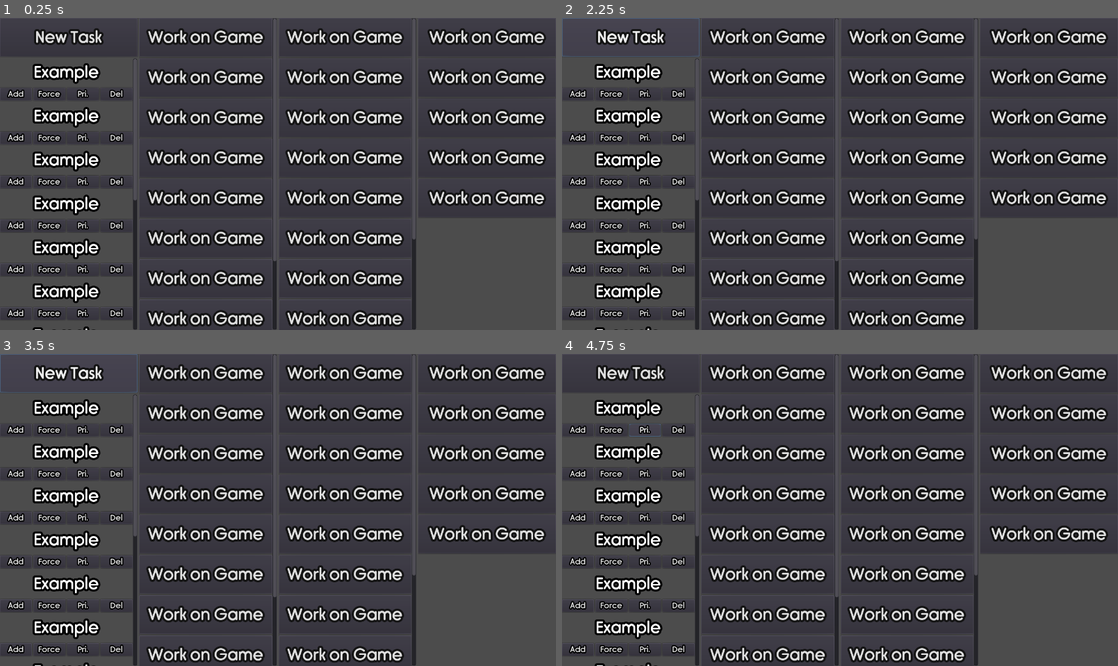
Above: before the commit, frames 1-4 (two rows, left to right).
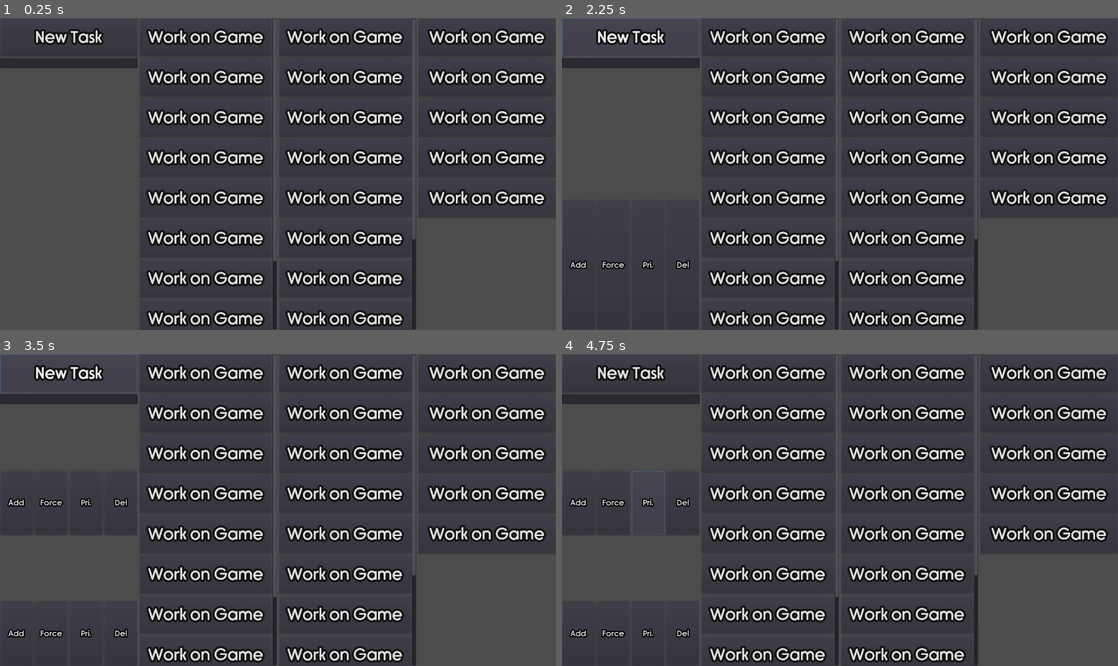
Above: after the commit, the same moments.

Repository: Tzeryushi/Daily-Driving
Game: Godot game, scene res://MainBlock.tscn
Same seed, same stepped clock (60 frames per second), same inputs: the game is played once before the commit and once after it.
Inputs (mouse positions are in pixels of both pictures, inside the frame that each line leads up to):
- Up to frame 1 (0.25 s): no input
- Up to frame 2 (2.25 s): click (578, 92) at 0.5 s, where only the run before the commit has a clickable "Add"; click "Work on Game" at 1.25 s; click "New Task" at 2 s
- Up to frame 3 (3.5 s): click "New Task" at 2.75 s
- Up to frame 4 (4.75 s): click "Force" at 3.5 s; click "Pri." at 4.25 s

The runs differ from the first frame. In frame 1, 5.8% of the frame differs, in the area x 0-25%, y 12-100%; in frame 2, 5.9%; in frame 3, 5.9%; in frame 4, 6.0%.

Commit message:
prototype titles

Diff:
--- /dev/null
+++ b/Element.gd
@@ -0,0 +1,6 @@
+extends VBoxContainer
+
+onready var element_title = $Title
+
+func set_title(title:String) -> void:
+	element_title.text = title
--- a/Element.tscn
+++ b/Element.tscn
@@ -1,7 +1,8 @@
-[gd_scene load_steps=5 format=2]
+[gd_scene load_steps=6 format=2]
 
 [ext_resource path="res://ElementScor.tres" type="Theme" id=1]
 [ext_resource path="res://rimouski sb.otf" type="DynamicFontData" id=2]
+[ext_resource path="res://Element.gd" type="Script" id=3]
 
 [sub_resource type="DynamicFont" id=1]
 size = 20
@@ -21,8 +22,9 @@
 margin_bottom = -671.0
 size_flags_horizontal = 3
 size_flags_vertical = 3
+script = ExtResource( 3 )
 
-[node name="Label" type="Label" parent="."]
+[node name="Title" type="Label" parent="."]
 margin_right = 270.0
 margin_bottom = 69.0
 size_flags_horizontal = 3
--- /dev/null
+++ b/ElementContainer.gd
@@ -0,0 +1,19 @@
+extends VBoxContainer
+
+onready var input_field = $NewInput
+onready var pool = $Pool/VBoxContainer
+
+export var new_element : PackedScene
+
+var element_array = []
+
+func _create_new_element(title:String) -> void:
+	var temp_element = new_element.instance()
+	pool.add_child(temp_element)
+	element_array.append(temp_element)
+	temp_element.set_title(title)
+
+
+func _on_NewElement_pressed():
+	_create_new_element(input_field.get_text())
+	print("call")
--- a/MainBlock.tscn
+++ b/MainBlock.tscn
@@ -1,7 +1,9 @@
-[gd_scene load_steps=3 format=2]
+[gd_scene load_steps=5 format=2]
 
 [ext_resource path="res://ElementScor.tres" type="Theme" id=1]
 [ext_resource path="res://Element.tscn" type="PackedScene" id=2]
+[ext_resource path="res://NewElementButton.gd" type="Script" id=3]
+[ext_resource path="res://ElementContainer.gd" type="Script" id=4]
 
 [node name="Control" type="Control"]
 anchor_right = 1.0
@@ -11,114 +13,39 @@
 anchor_right = 1.0
 anchor_bottom = 1.0
 
-[node name="VBoxContainer" type="VBoxContainer" parent="HBoxContainer"]
-margin_right = 338.0
-margin_bottom = 768.0
-size_flags_horizontal = 3
-size_flags_vertical = 3
-
-[node name="NewElement" type="Button" parent="HBoxContainer/VBoxContainer"]
+[node name="ElementContainer" type="VBoxContainer" parent="HBoxContainer"]
+margin_right = 338.0
+margin_bottom = 768.0
+size_flags_horizontal = 3
+size_flags_vertical = 3
+script = ExtResource( 4 )
+new_element = ExtResource( 2 )
+
+[node name="NewElement" type="Button" parent="HBoxContainer/ElementContainer"]
 margin_right = 338.0
 margin_bottom = 95.0
 mouse_filter = 1
 theme = ExtResource( 1 )
 text = "New Task"
-
-[node name="Pool" type="ScrollContainer" parent="HBoxContainer/VBoxContainer"]
-margin_top = 99.0
-margin_right = 338.0
-margin_bottom = 768.0
-size_flags_horizontal = 3
-size_flags_vertical = 3
-
-[node name="VBoxContainer" type="VBoxContainer" parent="HBoxContainer/VBoxContainer/Pool"]
-margin_right = 326.0
-margin_bottom = 1292.0
-size_flags_horizontal = 3
-size_flags_vertical = 3
-
-[node name="Control" parent="HBoxContainer/VBoxContainer/Pool/VBoxContainer" instance=ExtResource( 2 )]
-anchor_right = 0.0
-anchor_bottom = 0.0
-margin_right = 326.0
-margin_bottom = 104.0
-
-[node name="Control2" parent="HBoxContainer/VBoxContainer/Pool/VBoxContainer" instance=ExtResource( 2 )]
-anchor_right = 0.0
-anchor_bottom = 0.0
-margin_top = 108.0
-margin_right = 326.0
-margin_bottom = 212.0
-
-[node name="Control3" parent="HBoxContainer/VBoxContainer/Pool/VBoxContainer" instance=ExtResource( 2 )]
-anchor_right = 0.0
-anchor_bottom = 0.0
-margin_top = 216.0
-margin_right = 326.0
-margin_bottom = 320.0
-
-[node name="Control4" parent="HBoxContainer/VBoxContainer/Pool/VBoxContainer" instance=ExtResource( 2 )]
-anchor_right = 0.0
-anchor_bottom = 0.0
-margin_top = 324.0
-margin_right = 326.0
-margin_bottom = 428.0
-
-[node name="Control5" parent="HBoxContainer/VBoxContainer/Pool/VBoxContainer" instance=ExtResource( 2 )]
-anchor_right = 0.0
-anchor_bottom = 0.0
-margin_top = 432.0
-margin_right = 326.0
-margin_bottom = 536.0
-
-[node name="Control6" parent="HBoxContainer/VBoxContainer/Pool/VBoxContainer" instance=ExtResource( 2 )]
-anchor_right = 0.0
-anchor_bottom = 0.0
-margin_top = 540.0
-margin_right = 326.0
-margin_bottom = 644.0
-
-[node name="Control7" parent="HBoxContainer/VBoxContainer/Pool/VBoxContainer" instance=ExtResource( 2 )]
-anchor_right = 0.0
-anchor_bottom = 0.0
-margin_top = 648.0
-margin_right = 326.0
-margin_bottom = 752.0
-
-[node name="Control8" parent="HBoxContainer/VBoxContainer/Pool/VBoxContainer" instance=ExtResource( 2 )]
-anchor_right = 0.0
-anchor_bottom = 0.0
-margin_top = 756.0
-margin_right = 326.0
-margin_bottom = 860.0
-
-[node name="Control9" parent="HBoxContainer/VBoxContainer/Pool/VBoxContainer" instance=ExtResource( 2 )]
-anchor_right = 0.0
-anchor_bottom = 0.0
-margin_top = 864.0
-margin_right = 326.0
-margin_bottom = 968.0
-
-[node name="Control10" parent="HBoxContainer/VBoxContainer/Pool/VBoxContainer" instance=ExtResource( 2 )]
-anchor_right = 0.0
-anchor_bottom = 0.0
-margin_top = 972.0
-margin_right = 326.0
-margin_bottom = 1076.0
-
-[node name="Control11" parent="HBoxContainer/VBoxContainer/Pool/VBoxContainer" instance=ExtResource( 2 )]
-anchor_right = 0.0
-anchor_bottom = 0.0
-margin_top = 1080.0
-margin_right = 326.0
-margin_bottom = 1184.0
-
-[node name="Control12" parent="HBoxContainer/VBoxContainer/Pool/VBoxContainer" instance=ExtResource( 2 )]
-anchor_right = 0.0
-anchor_bottom = 0.0
-margin_top = 1188.0
-margin_right = 326.0
-margin_bottom = 1292.0
+script = ExtResource( 3 )
+
+[node name="NewInput" type="LineEdit" parent="HBoxContainer/ElementContainer"]
+margin_top = 99.0
+margin_right = 338.0
+margin_bottom = 123.0
+
+[node name="Pool" type="ScrollContainer" parent="HBoxContainer/ElementContainer"]
+margin_top = 127.0
+margin_right = 338.0
+margin_bottom = 768.0
+size_flags_horizontal = 3
+size_flags_vertical = 3
+
+[node name="VBoxContainer" type="VBoxContainer" parent="HBoxContainer/ElementContainer/Pool"]
+margin_right = 338.0
+margin_bottom = 641.0
+size_flags_horizontal = 3
+size_flags_vertical = 3
 
 [node name="DailyTasks" type="ScrollContainer" parent="HBoxContainer"]
 margin_left = 342.0
@@ -363,3 +290,5 @@
 mouse_filter = 1
 theme = ExtResource( 1 )
 text = "Work on Game"
+
+[connection signal="pressed" from="HBoxContainer/ElementContainer/NewElement" to="HBoxContainer/ElementContainer" method="_on_NewElement_pressed"]
--- /dev/null
+++ b/NewElementButton.gd
@@ -0,0 +1 @@
+extends Button
